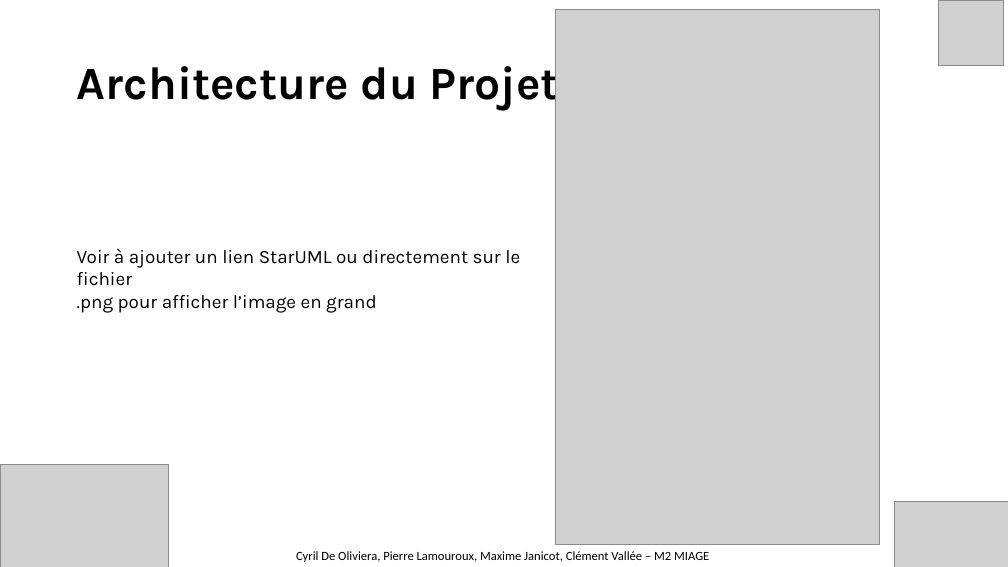
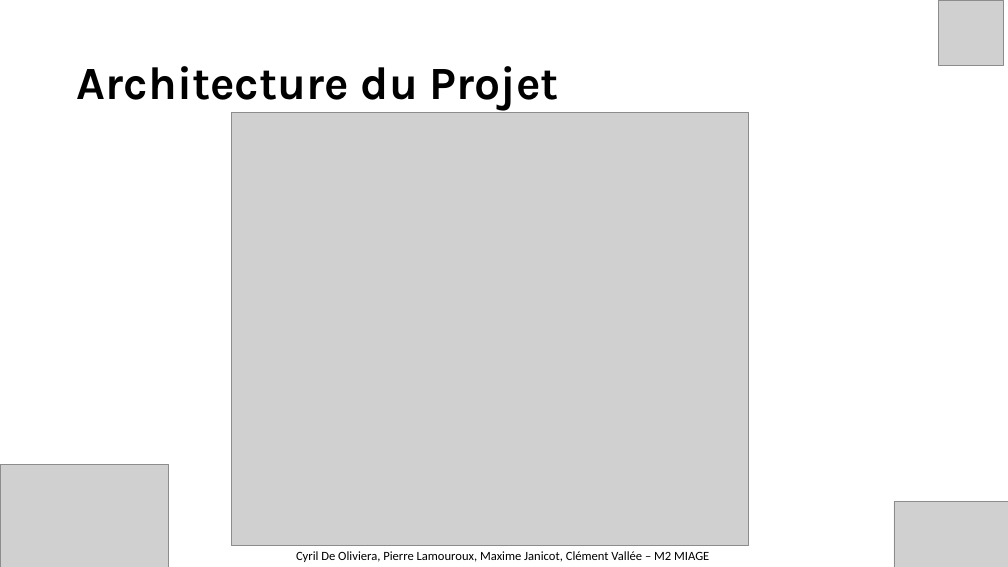
Before and after one commit to MrFrostiesK/SpeechtoText_API, a slide deck: slide 4 of CourtaudPPT/PPT_Presentation.pptx. Drawn at 1008x567 pixels with LibreOffice and Linux fonts; fonts in the diff are those of the drawing; grey boxes stand for pictures. Boxes give left, top, right and bottom in pixels: in the first picture for what was removed or moved away, otherwise in the second. Text is boxed around its words. In the diff, an @@ line names an element or a change of style, - is before the commit and + after.

```diff
--- a/CourtaudPPT/PPT_Presentation.pptx
+++ b/CourtaudPPT/PPT_Presentation.pptx
@@ picture removed at [556, 9, 879, 544] @@
@@ picture added at [232, 112, 749, 545] @@
@@ text removed at [77, 248, 520, 313] @@
-Voir à ajouter un lien StarUML ou directement sur le fichier
-.png pour afficher l’image en grand
```
Also in this commit, not shown: 6 other slides changed, 5 other files.
